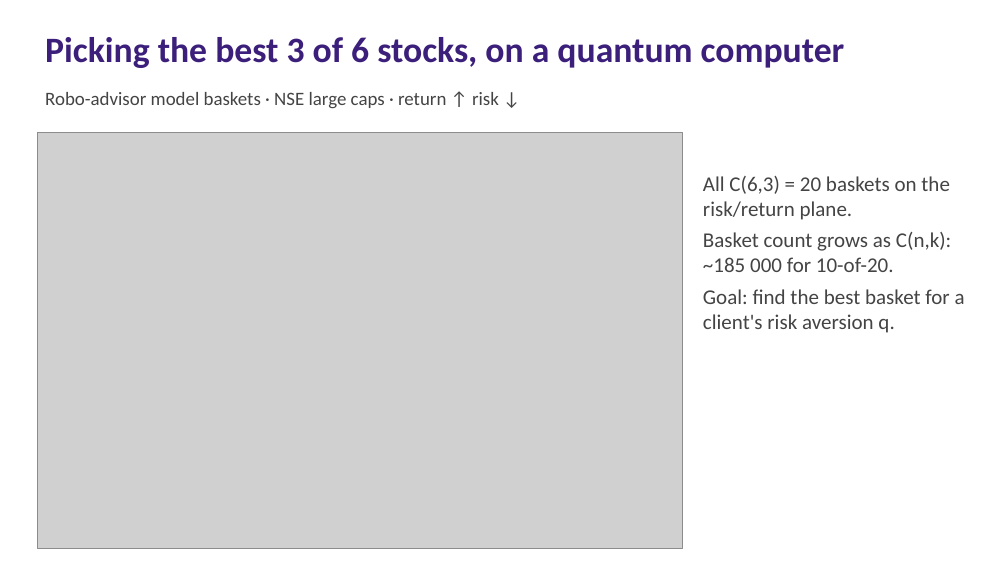
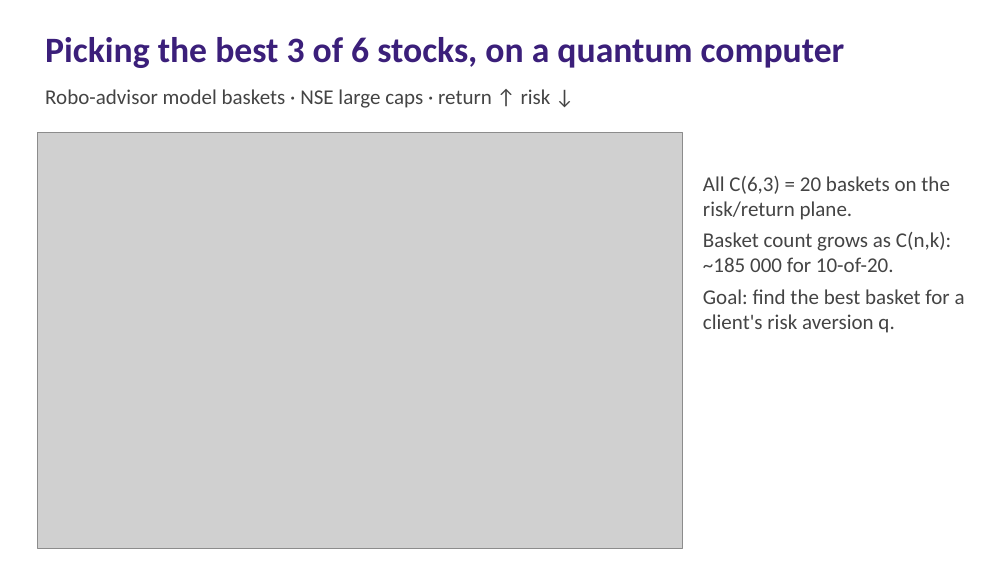
Before and after one commit to achintya007-arch/qfolio, a slide deck: slide 1 of docs/slides.pptx. Drawn at 1008x567 pixels with LibreOffice and Linux fonts; fonts in the diff are those of the drawing; grey boxes stand for pictures. Boxes give left, top, right and bottom in pixels: in the first picture for what was removed or moved away, otherwise in the second. Text is boxed around its words. In the diff, an @@ line names an element or a change of style, - is before the commit and + after.

```diff
--- a/docs/slides.pptx
+++ b/docs/slides.pptx
@@ text "Robo-advisor model baskets · NSE ..." at [45,89,551,108]: size 18 to 20 pt @@
```
Also in this commit, not shown: 2 other slides changed, 3 other files.
